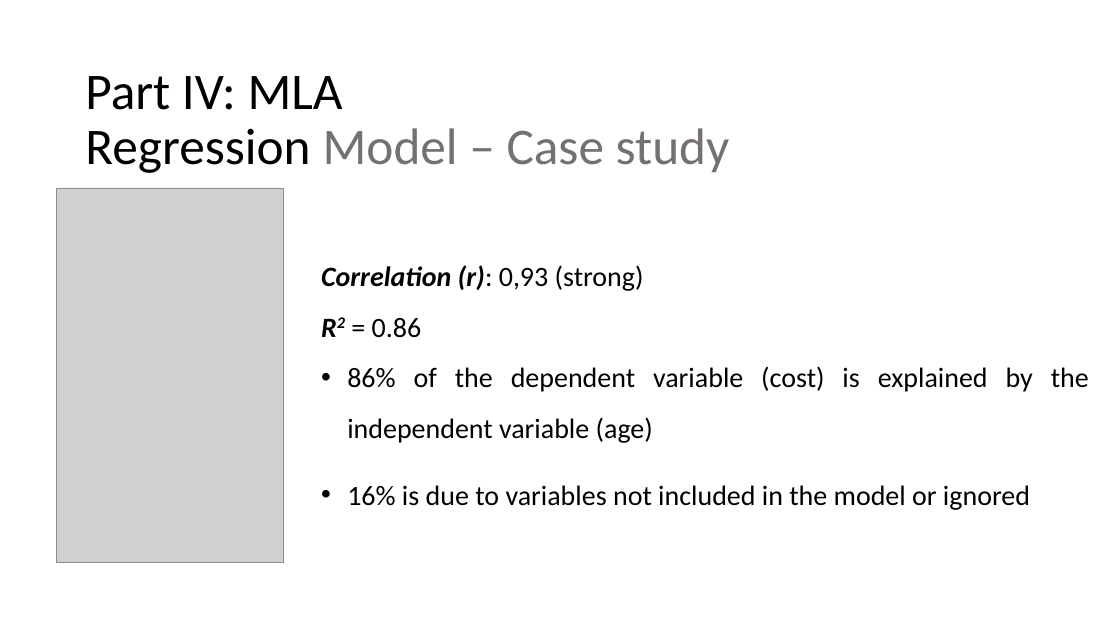
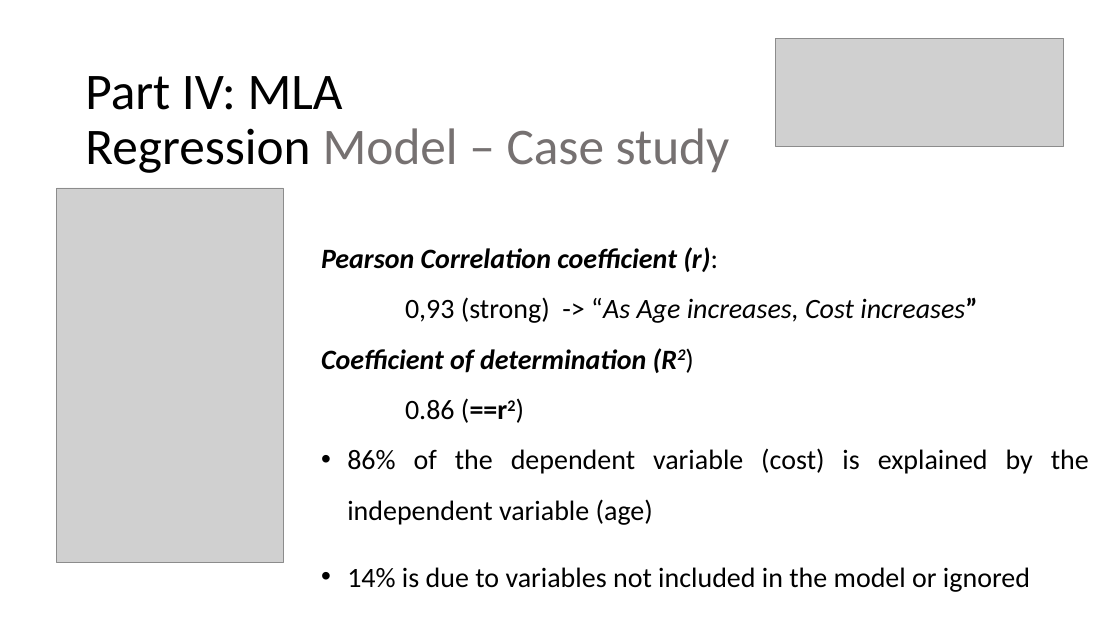
Before and after one commit to luferIPCA/MIA-MLA-25-26, a slide deck: slide 26 of Slides/5 - MIA - MLA -II - Regression.ppsx (slide 14 before the commit). Drawn at 1120x630 pixels with LibreOffice and Linux fonts; fonts in the diff are those of the drawing; grey boxes stand for pictures. Boxes give left, top, right and bottom in pixels: in the first picture for what was removed or moved away, otherwise in the second. Text is boxed around its words. In the diff, an @@ line names an element or a change of style, - is before the commit and + after.

Commit message:
Refression Models

```diff
--- a/Slides/5 - MIA - MLA -II - Regression.ppsx
+++ b/Slides/5 - MIA - MLA -II - Regression.ppsx
@@ picture added at (776,38,1064,146) @@
@@ rectangle "Pearson Correlation coefficient (r):": place and size @@
-rectangle "Pearson Correlation coefficient (r):" at (313,202,1097,551)
+rectangle "Pearson Correlation coefficient (r):" at (313,202,1097,614)
@@ text in rectangle at (321,247,977,420): text changed; bold on; italic on @@
-Correlation (r): 0,93 (strong)
-R2 = 0.86
+Pearson Correlation coefficient (r):
+0,93 (strong) -> “As Age increases, Cost increases”
+Coefficient of determination (R2)
+0.86 (==r2)
@@ text in rectangle at (347,567,1030,592): text changed @@
-• 16% is due to variables not included in the model or ignored
+• 14% is due to variables not included in the model or ignored
```
Also in this commit, not shown: 10 other slides changed, 7 slides added.
